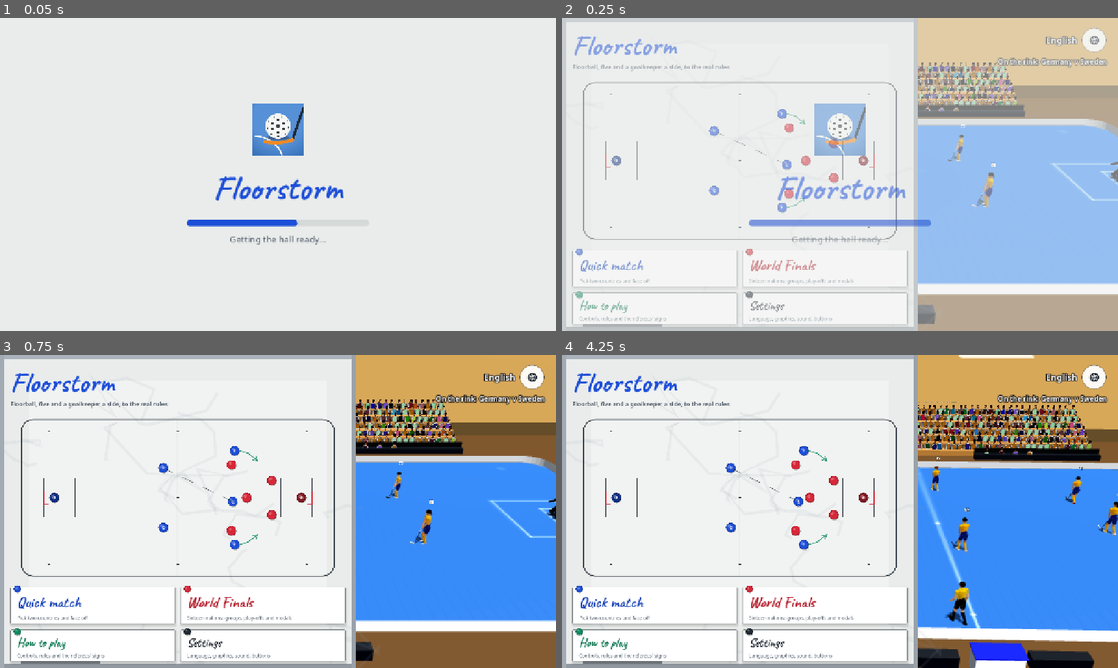
Above: before the commit, frames 1-4 (two rows, left to right).
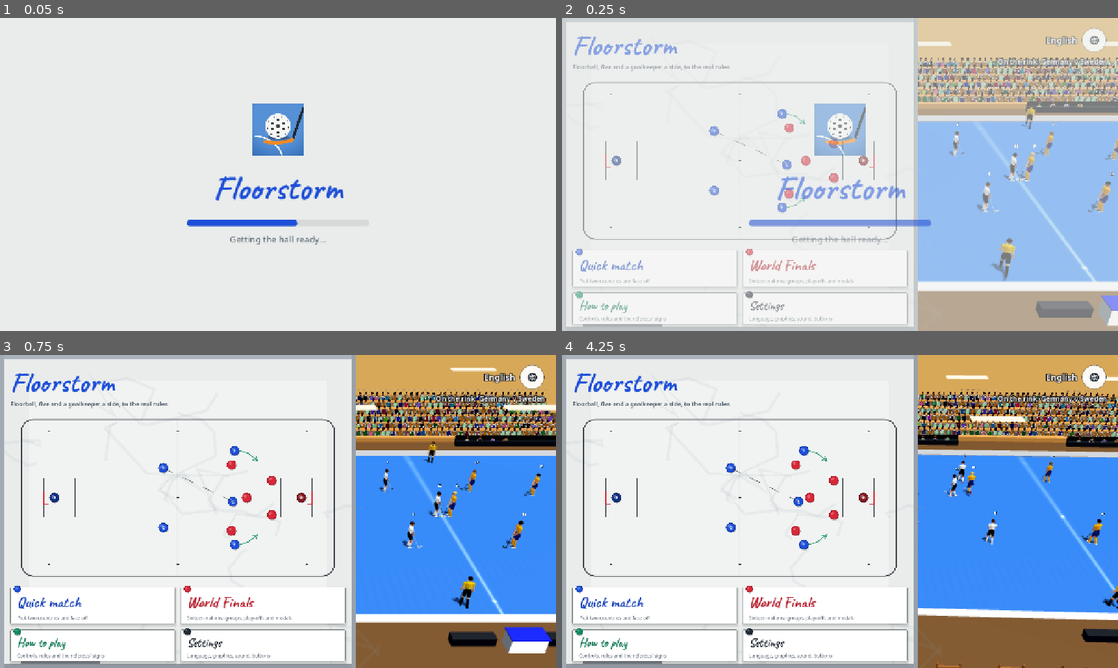
Above: after the commit, the same moments.

Repository: joshnason8-lab/ghost-kit-pages
Game: Godot game, scene res://main.tscn
The game is run twice, just before and just after one commit, with the same random seed, the same clock (stepped at 60 frames per second) and the same inputs.
Inputs (mouse positions are in pixels of both pictures, inside the frame that each line leads up to):
- Up to frame 1 (0.05 s): no input
- Up to frame 2 (0.25 s): no input
- Up to frame 3 (0.75 s): tap Enter at 0.5 s; move the mouse to (400, 495) at 0.52 s; hold D from 0.53 s (still down); tap J at 0.6 s; click (400, 495) at 0.67 s
- Up to frame 4 (4.25 s): tap Space at 0.77, 3.77 s; release D at 1.25 s; drag from (728, 527) to (812, 574) at 1.27 s; move the mouse to (895, 442) at 2.02 s; hold D 2.03-2.75 s; tap J at 2.1, 3.6 s; drag from (812, 574) to (673, 464) at 2.77 s; move the mouse to (1006, 558) at 3.52 s; hold A from 3.53 s (still down)

Frame 1 is identical in both runs. In frame 2, 9.6% of the frame differs, in the area x 64-100%, y 7-99%; in frame 3, 12%; in frame 4, 16%, in the area x 64-100%, y 0-100%.

Commit message:
Store screenshots and feature graphic, time-outs at the next stoppage, perf numbers, the home screen's live match framed
Seven 1920 x 1080 screenshots rendered from the game and the 1024 x 500 feature graphic. A time-out is granted at the
next stoppage with the referee's T, and the AI calls one a goal down late in the third period. The match behind the
home screen is framed to the right of the whiteboard. README: draw calls and triangles per graphics level.

Co-Authored-By: Claude Opus 5.5 <noreply@anthropic.com>
Claude-Session: https://claude.ai/code/session_01Q7qyfqeBNtBfV9E7m7BncT

Diff:
--- a/floorball-game/game/match.gd
+++ b/floorball-game/game/match.gd
@@ -102,6 +102,10 @@
 	cam = CameraRig.new()
 	add_child(cam)
 	cam.setup(self)
+	if bool(config.get("menu", false)):
+		# Behind the home screen's whiteboard: the picture shifted so the play shows in the hall to its right.
+		cam.mode = Game.CAM_HIGH
+		cam.h_offset = -11.0
 	if not demo:
 		var hud_s: Script = load("res://game/hud.gd")
 		hud = hud_s.new()
@@ -892,6 +896,10 @@
 	restart = r
 	_set_phase("whistle")
 	Sfx.play("whistle", -2.0)
+	_ai_timeout()
+	if _timeout_team >= 0:
+		phase_t = -1.5   # a longer stop: the time-out
+		_take_timeout()
 	var why := String(d.get("why", ""))
 	var dirx := Vector2(attack_dir(int(d.get("team", 0))), 0)
 	match kind:
@@ -1506,14 +1514,37 @@
 		_next_period()
 
 
-## The user's timeout (202): one a team, 30 s, at the next stoppage.
-func call_timeout() -> bool:
-	if user_team < 0 or rules.timeouts[user_team] <= 0:
+var _timeout_team := -1
+
+
+## A time-out (202): one a team, 30 seconds, asked for any time and granted at the next stoppage.
+func call_timeout(team := -2) -> bool:
+	var t := user_team if team == -2 else team
+	if t < 0 or rules.timeouts[t] <= 0 or _timeout_team >= 0:
 		return false
-	rules.timeouts[user_team] -= 1
-	rules.log.append({"kind": "timeout", "team": user_team, "period": rules.period, "t": rules.clock})
+	rules.timeouts[t] -= 1
+	_timeout_team = t
+	return true
+
+
+## At a stoppage: a time-out asked for is taken now, the referee making the T. The 30 seconds are shown, not waited.
+func _take_timeout() -> void:
+	if _timeout_team < 0:
+		return
+	rules.log.append({"kind": "timeout", "team": _timeout_team, "period": rules.period, "t": rules.clock})
 	_ref_signal("timeout", Vector2.ZERO)
-	return true
+	if hud:
+		hud.banner(tr("SIGN_TIMEOUT") + " · " + DB.team_name(String(config.home if _timeout_team == 0 else config.away)))
+	_timeout_team = -1
+
+
+## The AI's coach calls his time-out a goal down late in the third period, as coaches do.
+func _ai_timeout() -> void:
+	if rules.period != Rules.PERIODS or rules.remaining() > 180.0:
+		return
+	for t in 2:
+		if t != user_team and rules.timeouts[t] > 0 and int(rules.goals[t]) == int(rules.goals[1 - t]) - 1:
+			call_timeout(t)
 
 
 # ---------------------------------------------------------------- performance
--- a/floorball-game/tests/test_runner.gd
+++ b/floorball-game/tests/test_runner.gd
@@ -27,6 +27,7 @@
 	_translations()
 	_cup()
 	await _screens()
+	await _penalty_shot()
 	await _matches()
 	Game.settings = keep
 	Game.delete_cup()
@@ -345,6 +346,44 @@
 	await frames(3)
 	check(Game.current.get_child_count() > 0, "the World Finals hub builds")
 	Game.delete_cup()
+
+
+## Chapter 8: a foul that stops a clear chance is a penalty shot, from the centre spot at the goal the fouled team
+## attacks, the clock stopped while it is taken; anywhere else it is a free-hit.
+func _penalty_shot() -> void:
+	var m: Node = (load("res://game/match.gd") as Script).new()
+	m.config = {"home": "SWE", "away": "FIN", "venue": "hall", "user_team": -1, "demo": true, "seed": 3, "period": 4.0}
+	add_child(m)
+	while m.phase != "live":
+		await get_tree().physics_frame
+	var a: float = m.attack_dir(0)
+	var v: Player = m.skaters(0)[0]
+	var d: Player = m.skaters(1)[0]
+	# Everyone else of the defending side well behind the play.
+	for o: Player in m.skaters(1):
+		o.respawn(Vector2(-a * 12.0, -6.0 + m.skaters(1).find(o) * 3.0))
+	v.respawn(Vector2(a * 9.0, 0.5))
+	d.respawn(Vector2(a * 8.0, 0.5))
+	await get_tree().physics_frame
+	await get_tree().physics_frame
+	check(m._clear_chance(v, d), "a clear chance: in front of goal, nobody but the goalkeeper between")
+	var far: Player = m.skaters(0)[1]
+	far.respawn(Vector2(-a * 5.0, 3.0))
+	await get_tree().physics_frame
+	await get_tree().physics_frame
+	check(not m._clear_chance(far, d), "in his own half: no clear chance")
+	m.ball.carrier = v
+	m._whistle_offence(d, "hook", "free_hit", v.pos, v)
+	check(m.phase == "shootout" and bool(m._so.in_match) and int(m._so.team) == 0, "chapter 8: a penalty shot for the fouled team")
+	var clock: float = m.rules.clock
+	var guard := 0
+	while m.phase == "shootout" and guard < 60 * 20:
+		await get_tree().physics_frame
+		guard += 1
+	check(m.phase != "shootout", "the penalty shot is taken and play goes on (%s)" % m.phase)
+	check(is_equal_approx(m.rules.clock, clock), "2026: the clock stands during a penalty shot")
+	m.queue_free()
+	await frames(2)
 
 
 # ---------------------------------------------------------------- matches
--- a/floorball-game/ui/main_menu.gd
+++ b/floorball-game/ui/main_menu.gd
@@ -93,7 +93,7 @@
 	var pair: Array = pairs[rng.randi() % pairs.size()]
 	var s: Script = load("res://game/match.gd")
 	_demo = s.new()
-	_demo.config = {"home": pair[0], "away": pair[1], "venue": ["arena", "hall"][rng.randi() % 2], "user_team": -1, "demo": true,
+	_demo.config = {"home": pair[0], "away": pair[1], "venue": ["arena", "hall"][rng.randi() % 2], "user_team": -1, "demo": true, "menu": true,
 		"period": 3.0, "seed": rng.randi(), "mode": "demo", "women": rng.randf() < 0.4}
 	add_child(_demo)
 	_demo.finished.connect(func(_r):
Binary file added: floorball-game/store/graphics/feature-1024x500.png
Binary file added: floorball-game/store/graphics/feature_src.png
Binary file added: floorball-game/store/graphics/screenshots/01_arena.jpg
Binary file added: floorball-game/store/graphics/screenshots/02_call.jpg
Binary file added: floorball-game/store/graphics/screenshots/03_high.jpg
Binary file added: floorball-game/store/graphics/screenshots/04_hall.jpg
Binary file added: floorball-game/store/graphics/screenshots/05_home.jpg
Binary file added: floorball-game/store/graphics/screenshots/06_signs.jpg
Binary file added: floorball-game/store/graphics/screenshots/07_world_finals.jpg
Not shown, changed: floorball-game/README.md
Not shown, changed: floorball-game/tools/store/make_feature.py
